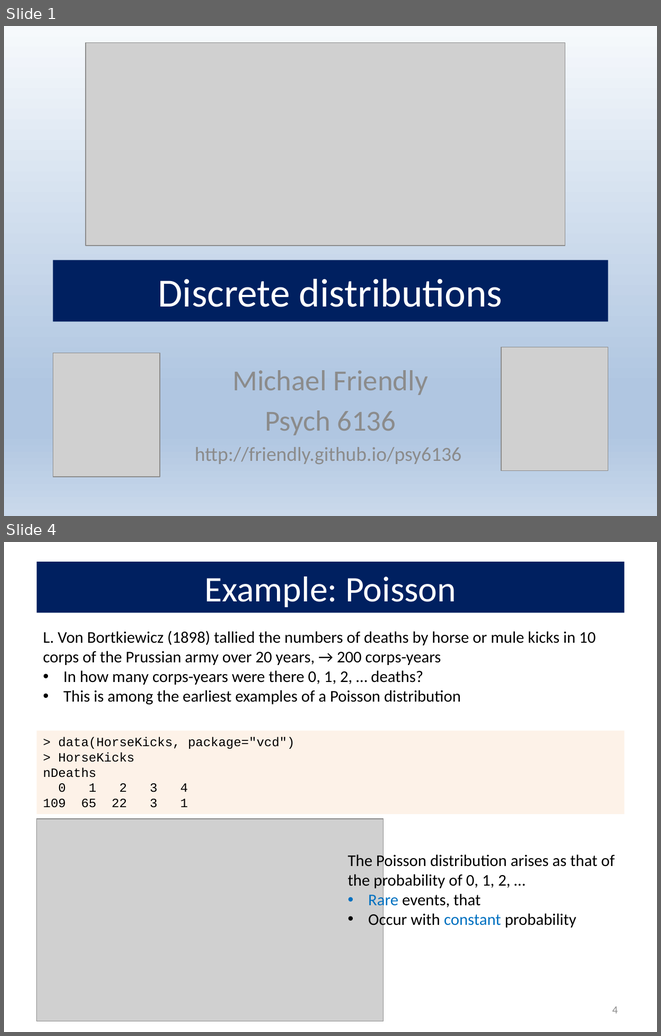
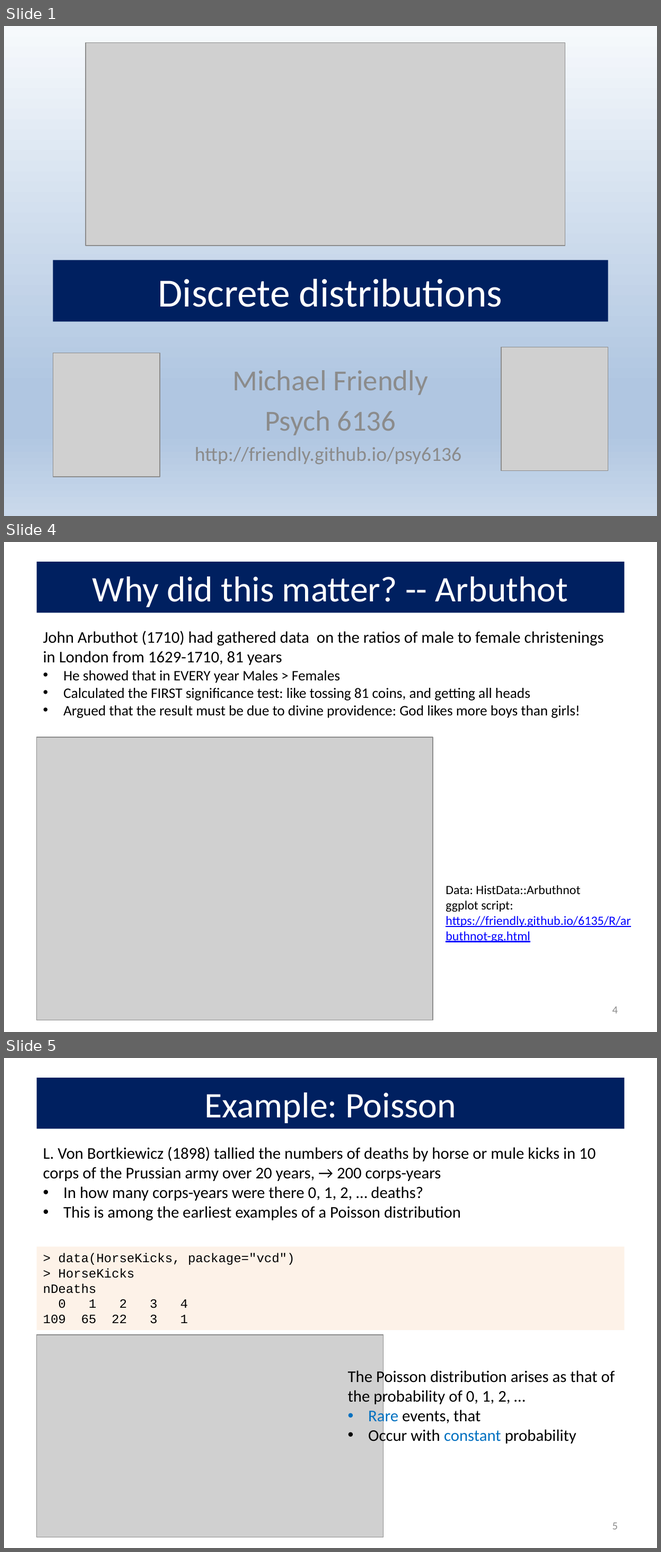
Before and after one commit to friendly/psy6136, a slide deck: docs/lectures/02-Discrete.pptx. Shown one above the other, each under a label of ours: slides 1 and 4 before the commit, slides 1, 4 and 5 after it; the slides between them are not shown. The pictures are 661x1036 and 661x1552 pixels, drawn with LibreOffice and Linux fonts; fonts in the diff are those of the drawing; grey boxes stand for pictures. Boxes give left, top, right and bottom in pixels: in the first picture for what was removed or moved away, otherwise in the second. Text is boxed around its words. In the diff, an @@ line names an element or a change of style, - is before the commit and + after.

```diff
--- a/docs/lectures/02-Discrete.pptx
+++ b/docs/lectures/02-Discrete.pptx
@@ slide 4 added at box(4, 542, 657, 1032), background #FFFFFF @@
@@ title added at box(37, 562, 624, 612), fill #002060, 39.6 pt, text #FFFFFF @@
+Why did this matter? -- Arbuthot
@@ text added at box(43, 631, 604, 718), 16 pt, text #000000 @@
+John Arbuthot (1710) had gathered data on the ratios of male to female christenings in London from 1629-1710, 81 years
+• He showed that in EVERY year Males > Females
+• Calculated the FIRST significance test: like tossing 81 coins, and getting all heads
+• Argued that the result must be due to divine providence: God likes more boys than girls!
@@ picture added at box(37, 737, 433, 1020) @@
@@ text added at box(445, 885, 630, 942), 14 pt, text #0000FF, underline @@
+Data: HistData::Arbuthnot
+ggplot script: https://friendly.github.io/6135/R/arbuthnot-gg.html
@@ page number added at box(612, 1006, 618, 1013), 12 pt, text #8C8C8C @@
+4
@@ what was slide 4 is now slide 5 @@
@@ page number at box(612, 1522, 618, 1529): text changed @@
-4
+5
```
Also in this commit, not shown: 6 slides changed, 21 other files.
